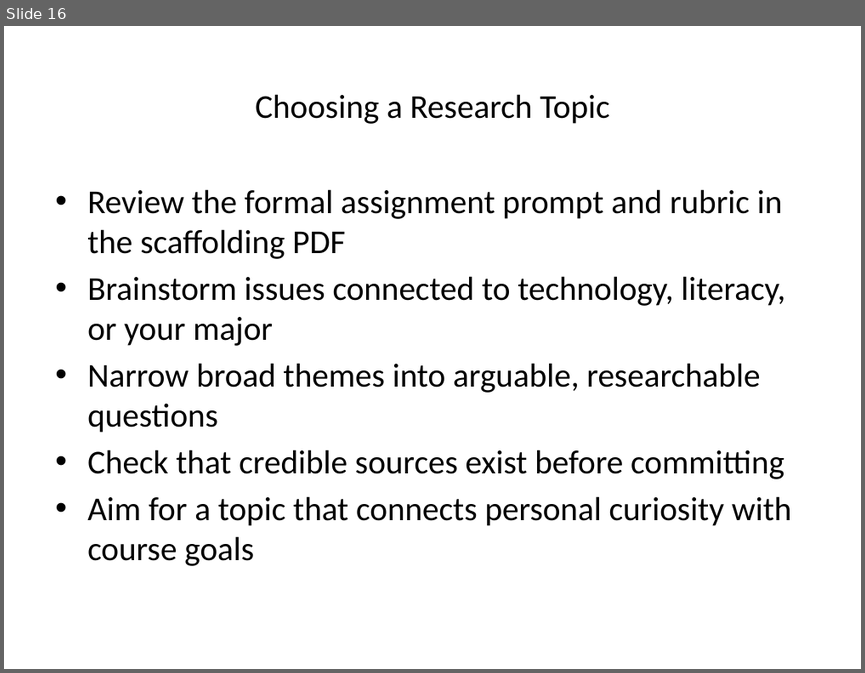
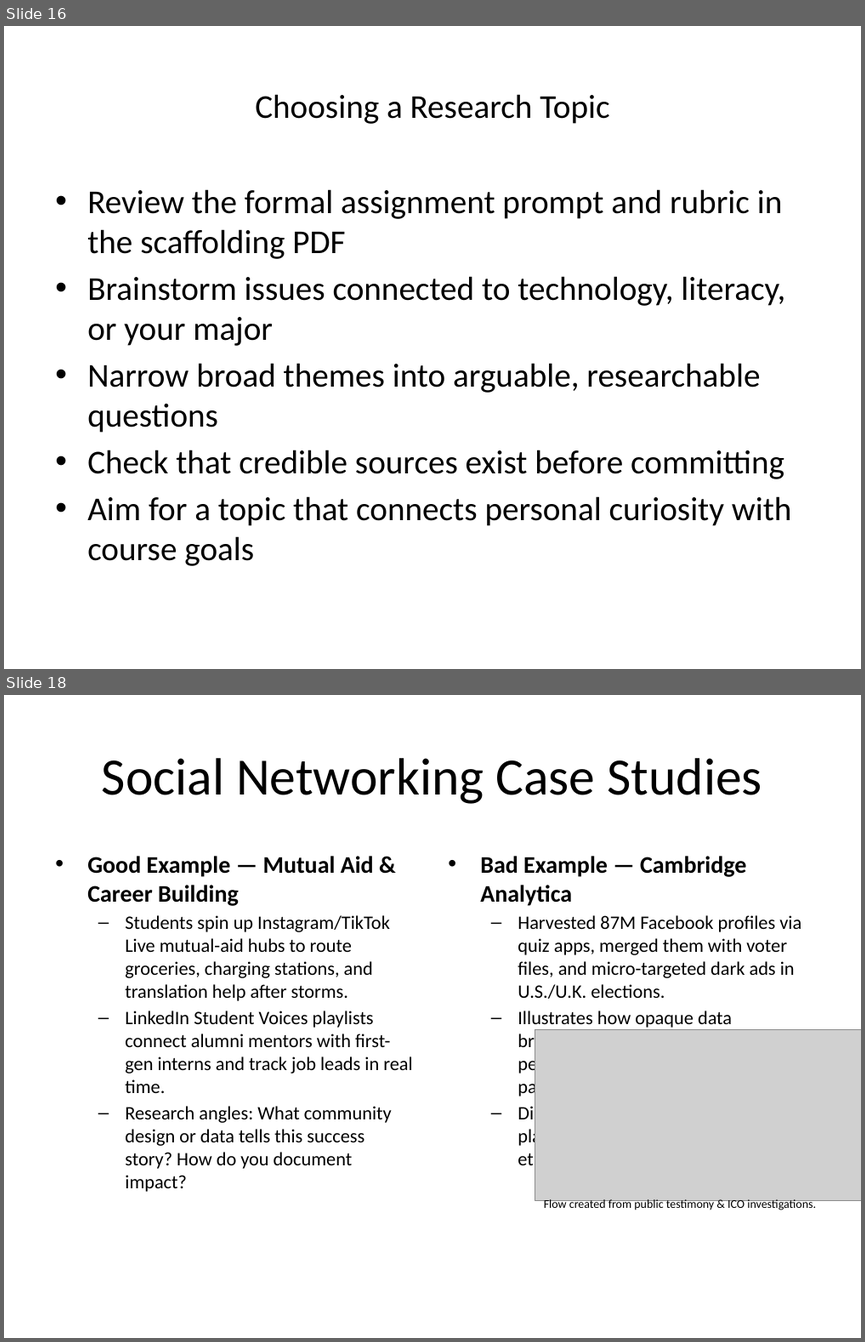
Before and after one commit to lolusername/CST1100_intro_computing, a slide deck: week_12/mla_formatting_and_research_week12.pptx. Shown one above the other, each under a label of ours: slide 16 before the commit, slides 16 and 18 after it; the slides between them are not shown. The pictures are 865x673 and 865x1342 pixels, drawn with LibreOffice and Linux fonts; fonts in the diff are those of the drawing; grey boxes stand for pictures. Boxes give left, top, right and bottom in pixels: in the first picture for what was removed or moved away, otherwise in the second. Text is boxed around its words. In the diff, an @@ line names an element or a change of style, - is before the commit and + after.

```diff
--- a/week_12/mla_formatting_and_research_week12.pptx
+++ b/week_12/mla_formatting_and_research_week12.pptx
@@ slide 18 added at (x1=4, y1=695, x2=861, y2=1338), background #FFFFFF @@
@@ title added at (x1=102, y1=758, x2=761, y2=804), 44 pt, text #000000 @@
+Social Networking Case Studies
@@ text added at (x1=87, y1=856, x2=412, y2=1191), 16 pt, text #000000 @@
+• Good Example — Mutual Aid & Career Building
+  – Students spin up Instagram/TikTok Live mutual-aid hubs to route groceries, charging stations, and translation help after storms.
+  – LinkedIn Student Voices playlists connect alumni mentors with first-gen interns and track job leads in real time.
+  – Research angles: What community design or data tells this success story? How do you document impact?
@@ text added at (x1=480, y1=856, x2=801, y2=1170), 16 pt, text #000000 @@
+• Bad Example — Cambridge Analytica
+  – Harvested 87M Facebook profiles via quiz apps, merged them with voter files, and micro-targeted dark ads in U.S./U.K. elections.
+  – Illustrates how opaque data brokerage, lax API rules, and persuasive tech can distort civic participation.
+  – Discussion prompts: Consent, platform accountability, researcher ethics, policy fixes.
@@ picture added at (x1=535, y1=1029, x2=861, y2=1201) @@
@@ text added at (x1=544, y1=1199, x2=816, y2=1211), 10 pt, text #000000 @@
+Flow created from public testimony & ICO investigations.
```
Also in this commit, not shown: 2 other slides added, 7 other files.
